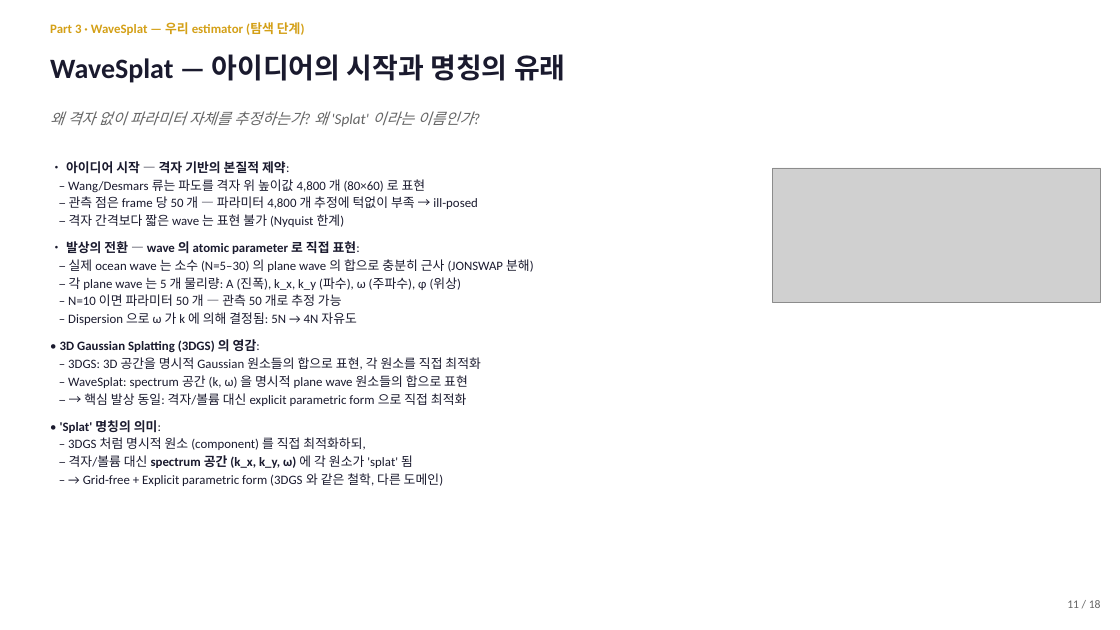
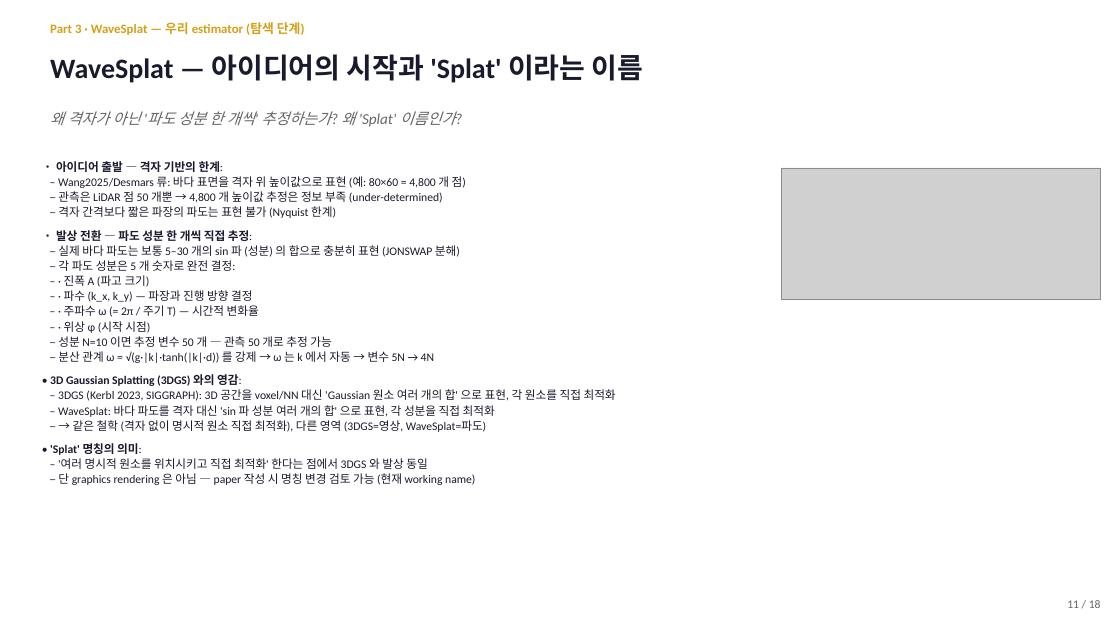
Before and after one commit to SAEYONGPARK94/wavesplat, a slide deck: slide 11 of wavesplat/docs/labmeeting_2026_05_13.pptx. Drawn at 1120x630 pixels with LibreOffice and Linux fonts; fonts in the diff are those of the drawing; grey boxes stand for pictures. Boxes give left, top, right and bottom in pixels: in the first picture for what was removed or moved away, otherwise in the second. Text is boxed around its words. In the diff, an @@ line names an element or a change of style, - is before the commit and + after.

```diff
--- a/wavesplat/docs/labmeeting_2026_05_13.pptx
+++ b/wavesplat/docs/labmeeting_2026_05_13.pptx
@@ text at <box>50,54,644,83</box>: text changed @@
-WaveSplat — 아이디어의 시작과 명칭의 유래
+WaveSplat — 아이디어의 시작과 'Splat' 이라는 이름
@@ text at <box>50,111,456,127</box>: text changed @@
-왜 격자 없이 파라미터 자체를 추정하는가? 왜 'Splat' 이라는 이름인가?
+왜 격자가 아닌 '파도 성분 한 개씩' 추정하는가? 왜 'Splat' 이름인가?
@@ text "• 아이디어 출발 — 격자 ...": place and size @@
-text "• 아이디어 출발 — 격자 ..." at <box>60,161,534,486</box>
+text "• 아이디어 출발 — 격자 ..." at <box>50,161,616,485</box>
@@ text at <box>50,161,616,432</box>: text changed; size 11 to 10 pt @@
-• 아이디어 시작 — 격자 기반의 본질적 제약:
-– Wang/Desmars 류는 파도를 격자 위 높이값 4,800 개 (80×60) 로 표현
-– 관측 점은 frame 당 50 개 — 파라미터 4,800 개 추정에 턱없이 부족 → ill-posed
-– 격자 간격보다 짧은 wave 는 표현 불가 (Nyquist 한계)
-• 발상의 전환 — wave 의 atomic parameter 로 직접 표현:
-– 실제 ocean wave 는 소수 (N=5–30) 의 plane wave 의 합으로 충분히 근사 (JONSWAP 분해)
-– 각 plane wave 는 5 개 물리량: A (진폭), k_x, k_y (파수), ω (주파수), φ (위상)
-– N=10 이면 파라미터 50 개 — 관측 50 개로 추정 가능
-– Dispersion 으로 ω 가 k 에 의해 결정됨: 5N → 4N 자유도
-• 3D Gaussian Splatting (3DGS) 의 영감:
-– 3DGS: 3D 공간을 명시적 Gaussian 원소들의 합으로 표현, 각 원소를 직접 최적화
-– WaveSplat: spectrum 공간 (k, ω) 을 명시적 plane wave 원소들의 합으로 표현
-– → 핵심 발상 동일: 격자/볼륨 대신 explicit parametric form 으로 직접 최적화
+• 아이디어 출발 — 격자 기반의 한계:
+– Wang2025/Desmars 류: 바다 표면을 격자 위 높이값으로 표현 (예: 80×60 = 4,800 개 점)
+– 관측은 LiDAR 점 50 개뿐 → 4,800 개 높이값 추정은 정보 부족 (under-determined)
+– 격자 간격보다 짧은 파장의 파도는 표현 불가 (Nyquist 한계)
+• 발상 전환 — 파도 성분 한 개씩 직접 추정:
+– 실제 바다 파도는 보통 5–30 개의 sin 파 (성분) 의 합으로 충분히 표현 (JONSWAP 분해)
+– 각 파도 성분은 5 개 숫자로 완전 결정:
+– · 진폭 A (파고 크기)
+– · 파수 (k_x, k_y) — 파장과 진행 방향 결정
+– · 주파수 ω (= 2π / 주기 T) — 시간적 변화율
+– · 위상 φ (시작 시점)
+– 성분 N=10 이면 추정 변수 50 개 — 관측 50 개로 추정 가능
+– 분산 관계 ω = √(g·|k|·tanh(|k|·d)) 를 강제 → ω 는 k 에서 자동 → 변수 5N → 4N
+• 3D Gaussian Splatting (3DGS) 와의 영감:
+– 3DGS (Kerbl 2023, SIGGRAPH): 3D 공간을 voxel/NN 대신 'Gaussian 원소 여러 개의 합' 으로 표현, 각 원소를 직접 최적화
+– WaveSplat: 바다 파도를 격자 대신 'sin 파 성분 여러 개의 합' 으로 표현, 각 성분을 직접 최적화
+– → 같은 철학 (격자 없이 명시적 원소 직접 최적화), 다른 영역 (3DGS=영상, WaveSplat=파도)
@@ picture: place and size @@
-picture at <box>773,168,1101,303</box>
+picture at <box>781,168,1101,299</box>
@@ text at <box>50,443,141,455</box>: size 11 to 10 pt in "• 'Splat' 명칭의 의미:"; less space between paragraphs @@
@@ text at <box>58,458,475,485</box>: text changed; size 11 to 10 pt @@
-– 3DGS 처럼 명시적 원소 (component) 를 직접 최적화하되,
-– 격자/볼륨 대신 spectrum 공간 (k_x, k_y, ω) 에 각 원소가 'splat' 됨
-– → Grid-free + Explicit parametric form (3DGS 와 같은 철학, 다른 도메인)
+– '여러 명시적 원소를 위치시키고 직접 최적화' 한다는 점에서 3DGS 와 발상 동일
+– 단 graphics rendering 은 아님 — paper 작성 시 명칭 변경 검토 가능 (현재 working name)
```
Also in this commit, not shown: 3 other slides changed, 1 slide added, 2 other files.
